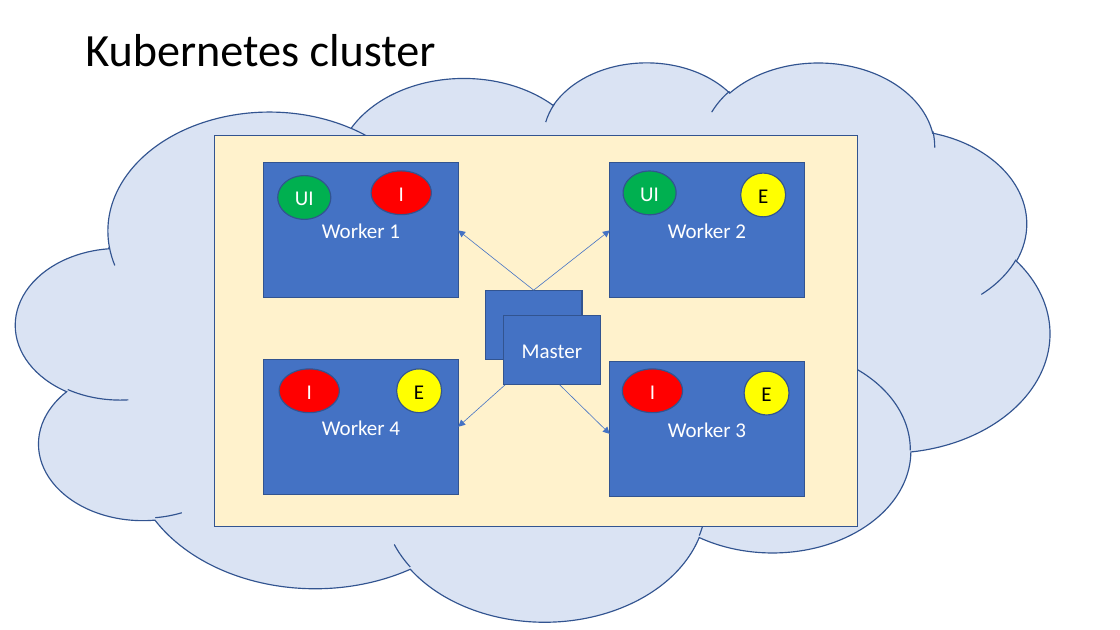
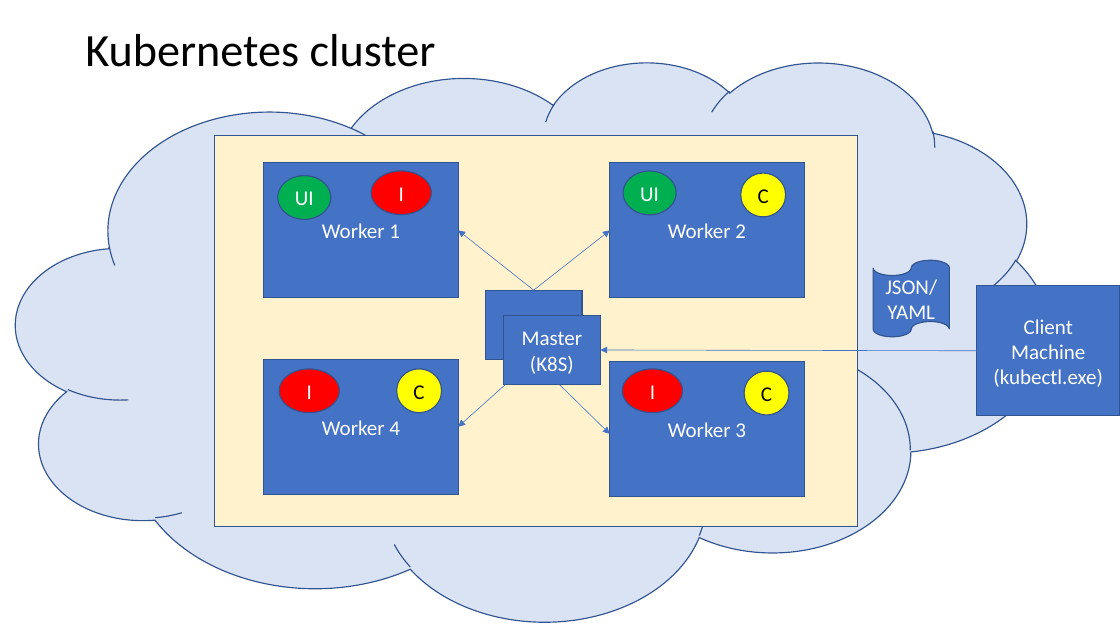
Before and after one commit to sonusathyadas/Microservices-Training-Materials, a slide deck: slide 10 of Presentations/Azure.pptx. Drawn at 1120x630 pixels with LibreOffice and Linux fonts; fonts in the diff are those of the drawing. Boxes give left, top, right and bottom in pixels: in the first picture for what was removed or moved away, otherwise in the second. Text is boxed around its words. In the diff, an @@ line names an element or a change of style, - is before the commit and + after.

```diff
--- a/Presentations/Azure.pptx
+++ b/Presentations/Azure.pptx
@@ text in ellipse at box(758, 189, 769, 203): text changed @@
-E
+C
@@ flow chart punched tape added at box(873, 260, 949, 337), fill #4472C4, outline #325491 1 pt, 18 pt, text #FFFFFF @@
+JSON/
+YAML
@@ rectangle added at box(977, 286, 1120, 416), fill #4472C4, outline #325491 1 pt, 18 pt, text #FFFFFF @@
+Client Machine
+(kubectl.exe)
@@ text in rectangle at box(503, 315, 564, 339): text added @@
+Master
@@ text in rectangle at box(530, 356, 574, 374): paragraph added @@
+(K8S)
@@ arrow added from (977, 351) to (601, 350), #4472C4 0.5 pt @@
@@ text in ellipse at box(413, 385, 424, 399): text changed @@
-E
+C
@@ text in ellipse at box(761, 387, 772, 401): text changed @@
-E
+C
```
Also in this commit, not shown: 3 other slides changed, 1 other file.
